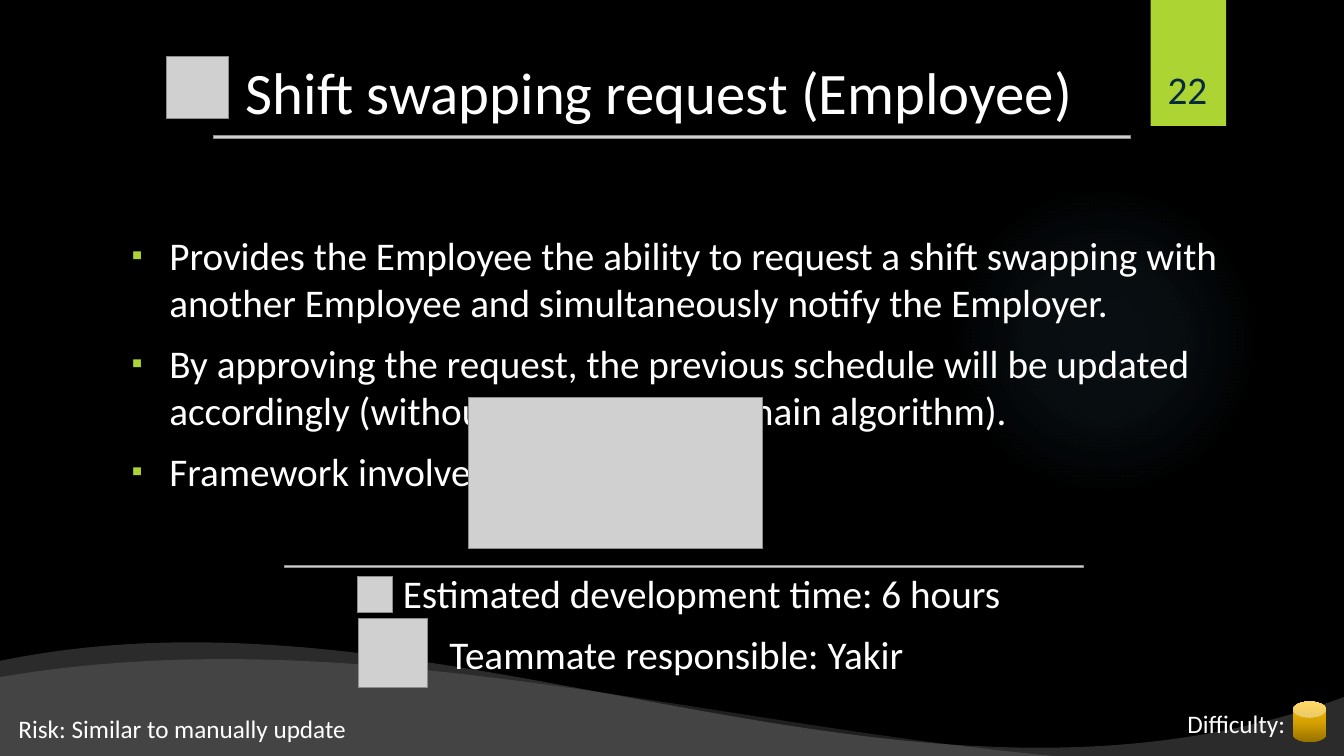
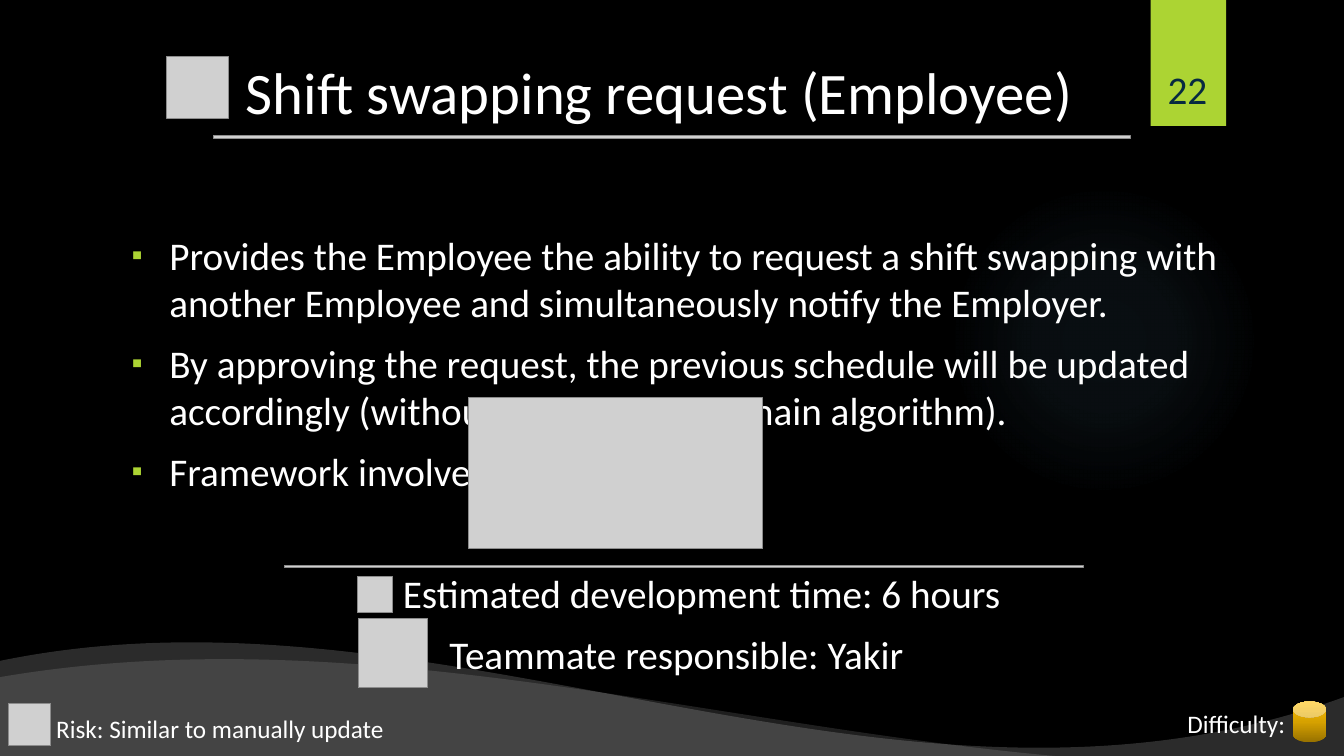
Before and after one commit to shiftlyapp/Shiftly, a slide deck: slide 22 of Backlog.pptx. Drawn at 1344x756 pixels with LibreOffice and Linux fonts; fonts in the diff are those of the drawing; grey boxes stand for pictures; background and template pictures are left out. Boxes give left, top, right and bottom in pixels: in the first picture for what was removed or moved away, otherwise in the second. Text is boxed around its words. In the diff, an @@ line names an element or a change of style, - is before the commit and + after.

```diff
--- a/Backlog.pptx
+++ b/Backlog.pptx
@@ picture added at box(8, 704, 50, 746) @@
@@ text "Risk: Similar to manually update": place and size @@
-text "Risk: Similar to manually update" at box(18, 720, 346, 742)
+text "Risk: Similar to manually update" at box(56, 720, 383, 742)
```
Also in this commit, not shown: 7 other slides changed.
